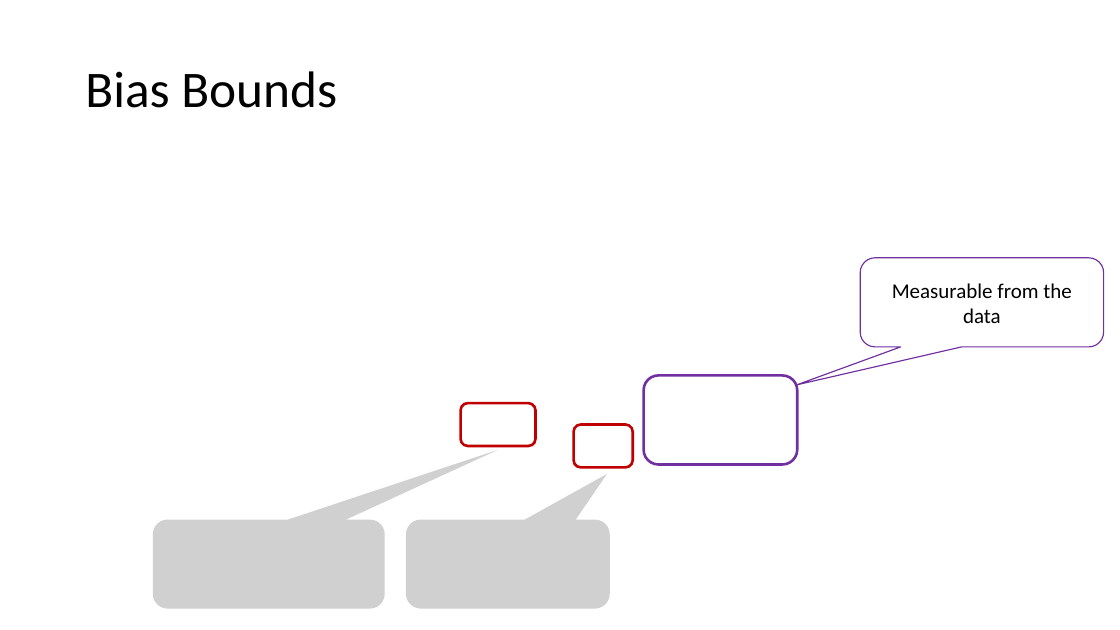
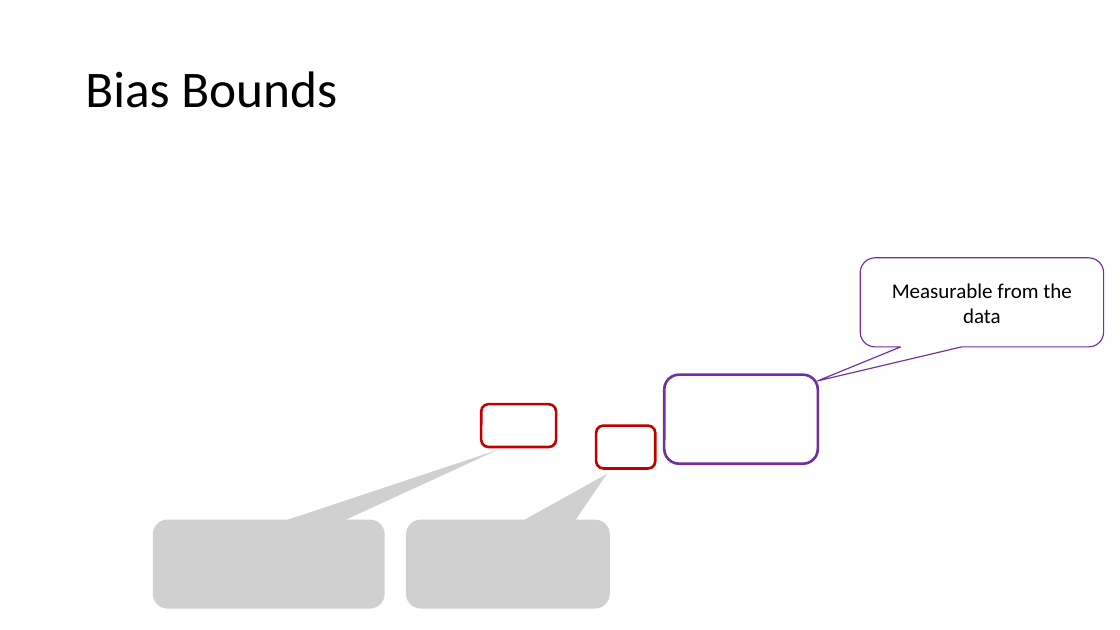
Before and after one commit to stanford-msande228/winter23, a slide deck: slide 24 of MSANDE228_Lecture14_Unobserved_Confounding.pptx (slide 28 before the commit). Drawn at 1120x630 pixels with LibreOffice and Linux fonts; fonts in the diff are those of the drawing; grey boxes stand for pictures. Boxes give left, top, right and bottom in pixels: in the first picture for what was removed or moved away, otherwise in the second. Text is boxed around its words. In the diff, an @@ line names an element or a change of style, - is before the commit and + after.

```diff
--- a/MSANDE228_Lecture14_Unobserved_Confounding.pptx
+++ b/MSANDE228_Lecture14_Unobserved_Confounding.pptx
@@ rounded rectangle moved from (x1=644, y1=376, x2=797, y2=465) to (x1=665, y1=375, x2=818, y2=464) @@
@@ rounded rectangle moved from (x1=460, y1=403, x2=535, y2=446) to (x1=481, y1=404, x2=556, y2=447) @@
@@ rounded rectangle moved from (x1=574, y1=424, x2=633, y2=467) to (x1=597, y1=426, x2=655, y2=469) @@
```
Also in this commit, not shown: 1 other slide changed, 2 slides added, 5 slides removed, 1 other file.
